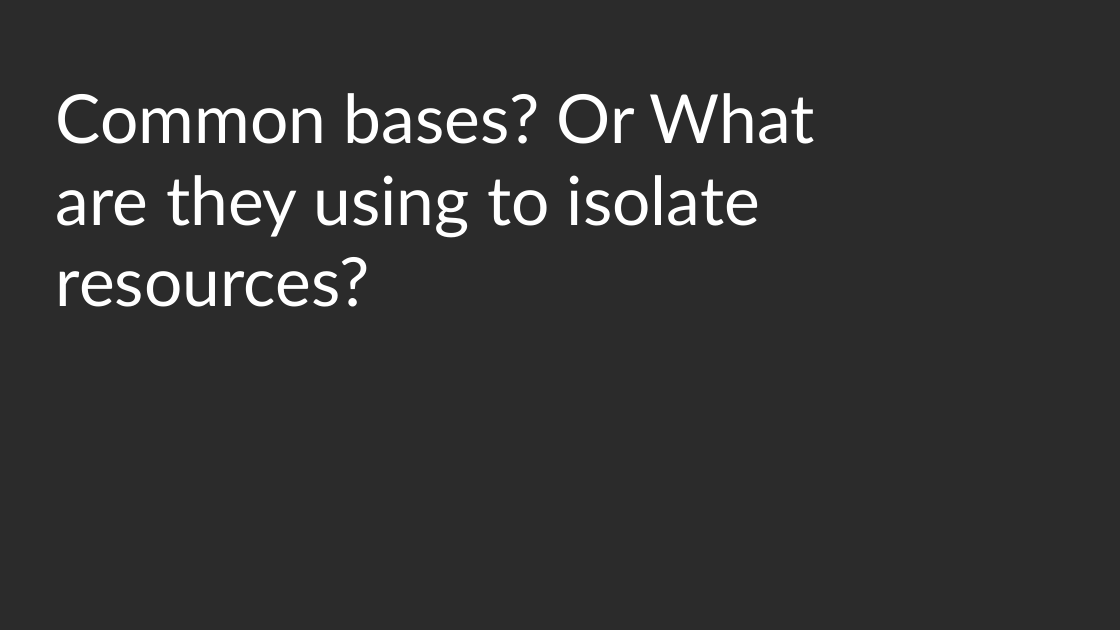
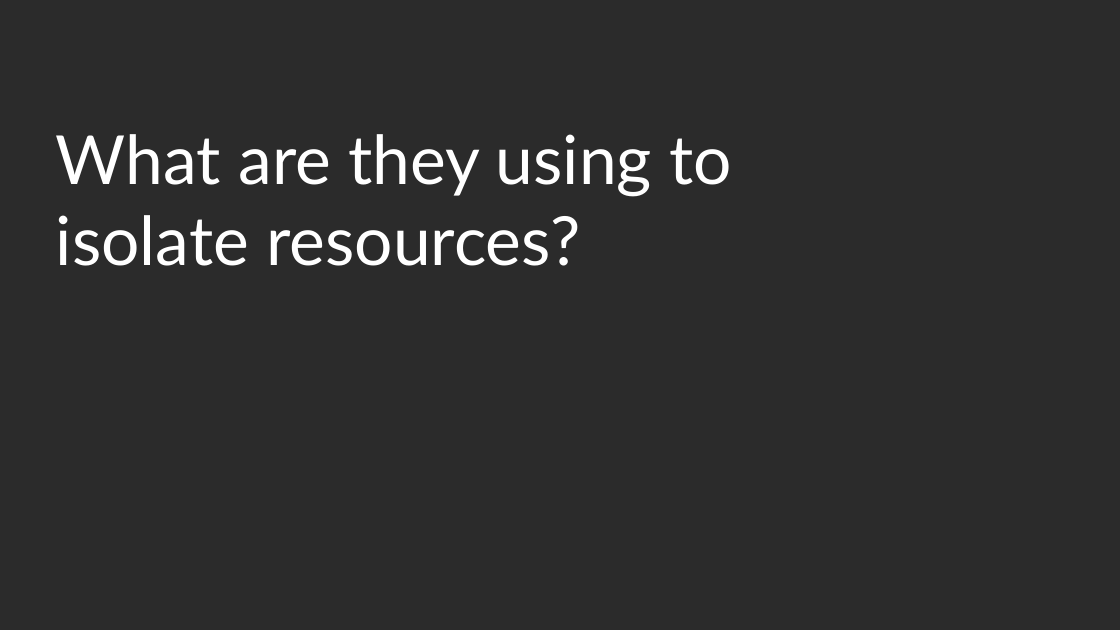
Before and after one commit to djz88/docs, a slide deck: slide 22 of kontejnery/kernel_isolation_linuxdays2017.odp. Drawn at 1120x630 pixels with LibreOffice and Linux fonts; fonts in the diff are those of the drawing; background and template pictures are left out; a plain dark background stands for a picture behind light text. Boxes give left, top, right and bottom in pixels: in the first picture for what was removed or moved away, otherwise in the second. Text is boxed around its words. In the diff, an @@ line names an element or a change of style, - is before the commit and + after.

```diff
--- a/kontejnery/kernel_isolation_linuxdays2017.odp
+++ b/kontejnery/kernel_isolation_linuxdays2017.odp
@@ title at bbox=[56, 134, 733, 266]: text changed @@
-Common bases? Or What are they using to isolate resources?
+What are they using to isolate resources?
```
Also in this commit, not shown: 15 other slides changed, 2 slides added, 14 slides removed, 1 other file.
